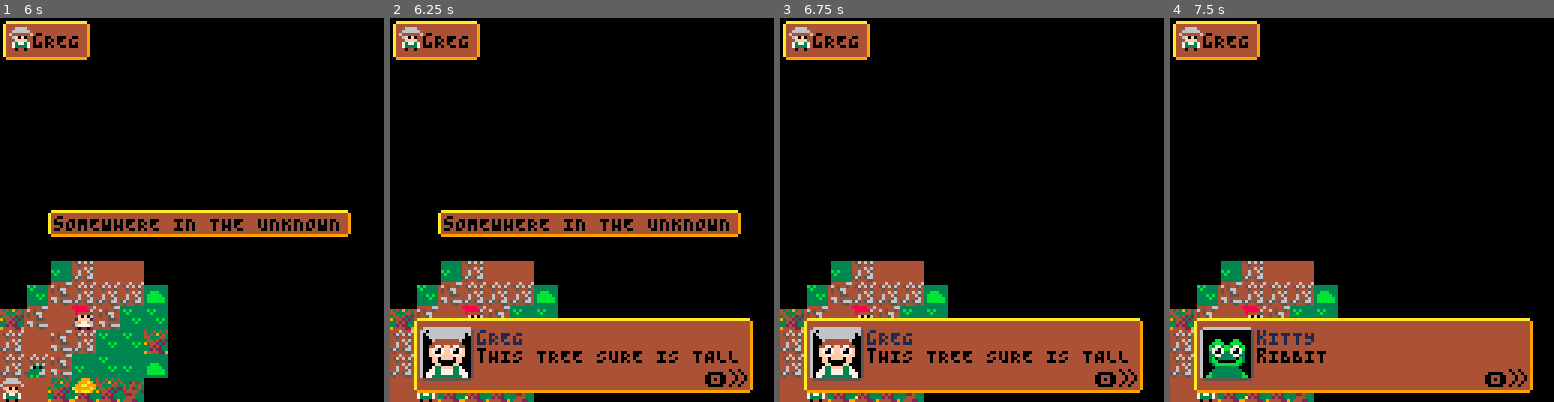
Above: before the commit, frames 1-4 (left to right).
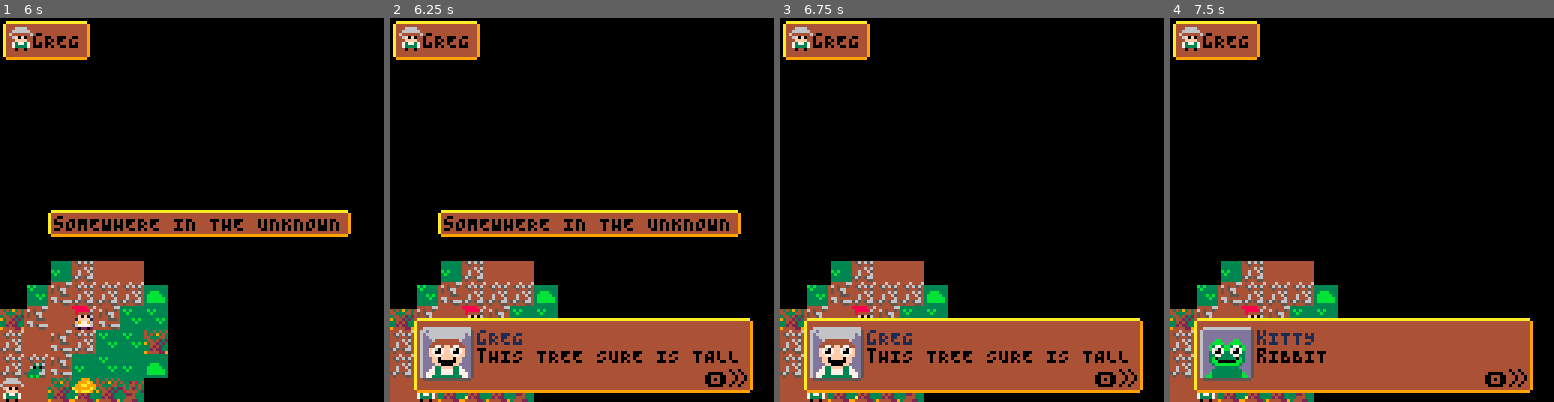
Above: after the commit, the same moments.

Repository: Pepperoni-Jabroni/OverTheGardenWallPico8
Game: PICO-8 cartridge overthegardenware.p8
Two runs of this game, one before a commit and one after it. Both use one fixed random seed, a clock stepped at 60 frames per second and the inputs below.
Inputs:
- Up to frame 1 (6 s): tap X (X key) at 0.33, 1.07, 1.85, 2.97, 4.08, 5.2 s; tap O (Z key) at 0.7, 1.7, 2.1, 2.5, 2.9, 3.3, 3.7, 4.1, 4.5, 4.9, 5.3, 5.7 s; hold Right 1.6-2.1 s; hold Up 2.15-2.42 s; hold Right 2.47-3.03 s; hold Left 3.08-3.58 s; hold Down 3.63-3.97 s; hold Right 4.02-4.68 s; hold Up 4.73-5.03 s; hold Left 5.08-5.68 s; hold Down from 5.73 s (still down)
- Up to frame 2 (6.25 s): release Down at 6.03 s; hold Right from 6.08 s (still down); tap O (Z key) at 6.1 s
- Up to frame 3 (6.75 s): tap X (X key) at 6.32 s; tap O (Z key) at 6.5 s; release Right at 6.58 s; hold Right from 6.63 s (still down)
- Up to frame 4 (7.5 s): tap O (Z key) at 6.9, 7.3 s; release Right at 7.13 s; hold Up 7.18-7.45 s; tap X (X key) at 7.43 s

Frame 1 is identical in both runs. In frame 2, 0.4% of the frame differs, in the area x 8-22%, y 81-94%; in frame 3, 0.4%; in frame 4, 0.7%.

Commit message:
Improve color paletting

Diff:
--- a/overthegardenware.p8
+++ b/overthegardenware.p8
@@ -426,15 +426,11 @@
 function draw_play_map()
  local activemap=maps[mapscurrentidx]
  -- color handling
- pal(13,139)
  palt(0,false)
- palt(5,false)
+ palt(13,true)
  cls(139)
  -- draw map
  map(activemap.cellx, activemap.celly)
- -- draw sprites and characters
- palt(139,false)
- palt(13,true)
  -- draw player
  spr(characters[active.charidx].mapidx,active.x*8,active.y*8,1,1,active.flipv,false)
  -- draw npcs
@@ -444,6 +440,7 @@
   local selection=lookingdirselmap[active.lookingdir+1]
   palt(5,true)
   spr(selection.i,8*(active.x+selection.x),8*(active.y+selection.y),1,1,selection.flipv,selection.fliph)
+  palt(5,false)
  end
  -- draw fog of war
  for i=0,15 do
@@ -478,6 +475,7 @@
   txtobj.frmcnt = txtobj.frmcnt-1
  end
  -- draw dialogue if necessary
+ palt(13,false)
  if text_to_display != nil and text_to_display.dialogue != nil and #text_to_display.dialogue > 0 then
   dlg=text_to_display.dialogue[1]
   curprogressdlg=dlg.dialogue[dlg.progress]
